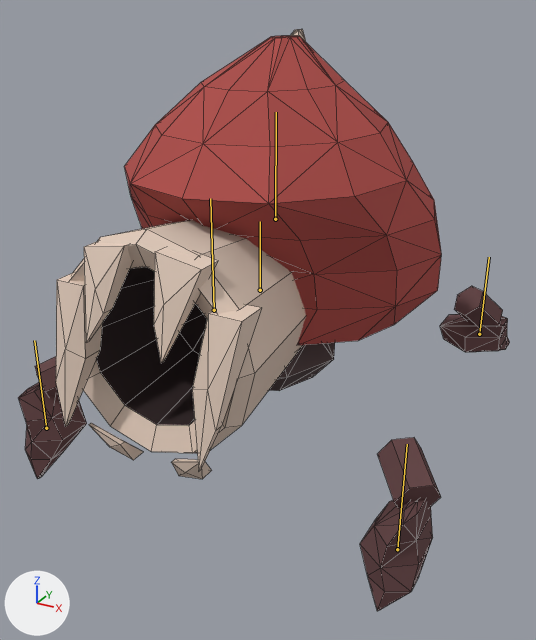
Before and after pictures for a commit that changed the Blender file art/enemies/swarmer/production/animated/swarmer.blend.
Rendered twice from a camera (50 mm lens) standing at (0.353, -0.631, 0.524) and looking at (-0.008, 0.025, 0.196). Arrows for +X, +Y and +Z are at lower left; the lights stay in place. The older version comes first. Both versions are drawn at frame 1 of the action 'Spawn'; the numbers are the values there. The bones that change, and the others that lie on the model, are drawn over the model as lines. Mesh edges are drawn as thin lines.

In view in the first picture: 'swarmer | palette mesh'.
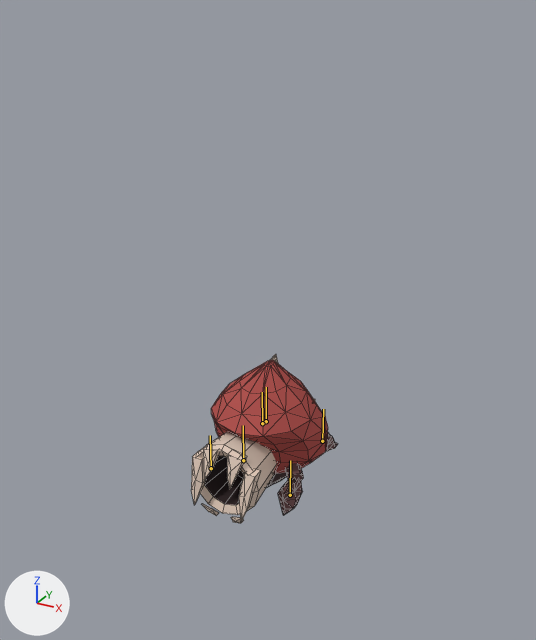
Where the change shows, as pixel boxes [x1, y1, x2, y2] in the pictures (536 x 640 px):
'swarmer | palette mesh', posed (70% narrower, 71% shorter)
    before: [18, 29, 510, 611]
    after: [191, 354, 338, 523]
bone 'body', root to tip
    before: (275, 219) to (276, 112)
    after: (266, 421) to (266, 387)
bone 'leg.L', root to tip
    before: (46, 428) to (34, 340)
    after: (211, 468) to (210, 435)
bone 'back.L', root to tip
    before: (479, 334) to (489, 257)
    after: (322, 441) to (323, 409)
bone 'leg.R', root to tip
    before: (397, 549) to (407, 444)
    after: (290, 495) to (290, 460)
bone 'back.R', root to tip
    before: (260, 290) to (260, 221)
    after: (262, 423) to (262, 392)

The change in detail:
Bone 'body' (bone_body) moves from (0.0, 0.0, 0.0) to (0.0, -0.2324, 0.0209).
Bone 'body' (bone_body) is rescaled from (0.6, 0.6, 0.6) to (0.25, 0.25, 0.25).
Bone 'leg.L' (bone_leg_l) moves from (0.0, 0.0, 0.0) to (0.1537, -0.0605, -0.0953).
Bone 'leg.L' (bone_leg_l) is rescaled from (0.6, 0.6, 0.6) to (0.25, 0.25, 0.25).
Bone 'back.L' (bone_back_l) moves from (0.0, 0.0, 0.0) to (-0.1252, -0.0823, 0.2178).
Bone 'back.L' (bone_back_l) is rescaled from (0.6, 0.6, 0.6) to (0.25, 0.25, 0.25).
Bone 'leg.R' (bone_leg_r) moves from (0.0, 0.0, 0.0) to (-0.1537, -0.0605, -0.0953).
Bone 'leg.R' (bone_leg_r) is rescaled from (0.6, 0.6, 0.6) to (0.25, 0.25, 0.25).
Bone 'back.R' (bone_back_r) moves from (0.0, 0.0, 0.0) to (0.1252, -0.0823, 0.2178).
Bone 'back.R' (bone_back_r) is rescaled from (0.6, 0.6, 0.6) to (0.25, 0.25, 0.25).
